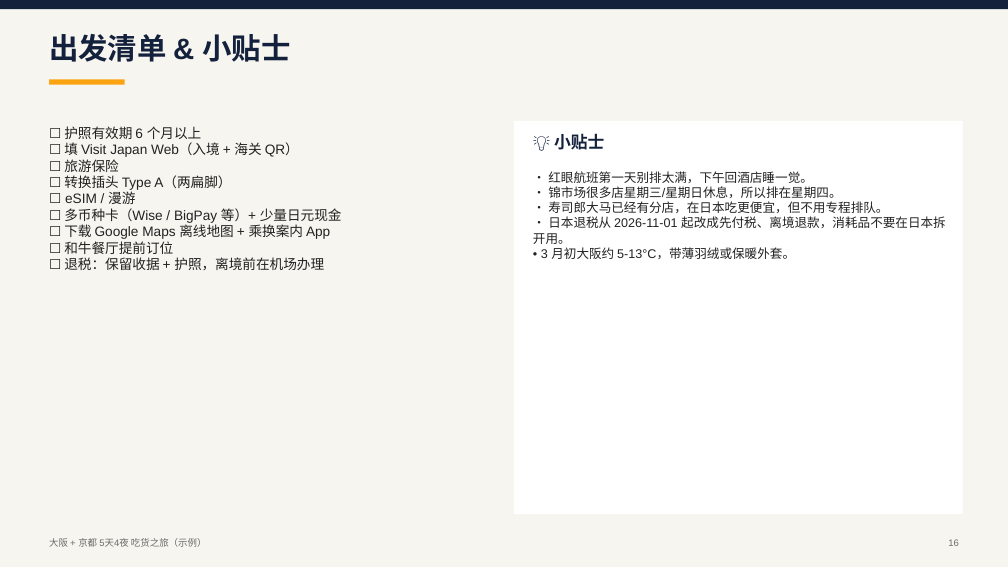
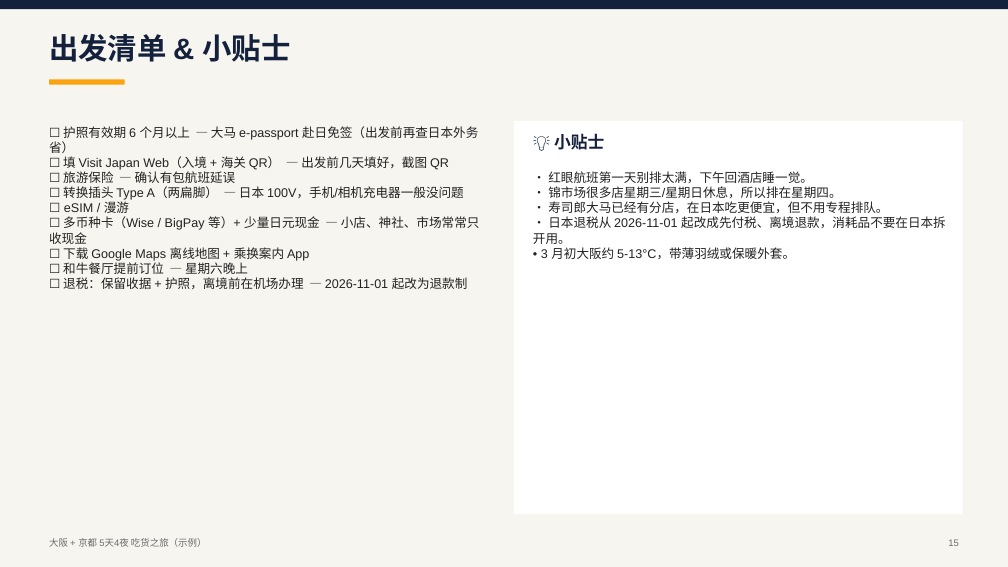
Before and after one commit to willietengg/malaysian-travel, a slide deck: slide 15 of examples/大阪京都5天4夜-示例.pptx (slide 16 before the commit). Drawn at 1008x567 pixels with LibreOffice and Linux fonts; fonts in the diff are those of the drawing. Boxes give left, top, right and bottom in pixels: in the first picture for what was removed or moved away, otherwise in the second. Text is boxed around its words. In the diff, an @@ line names an element or a change of style, - is before the commit and + after.

```diff
--- a/examples/大阪京都5天4夜-示例.pptx
+++ b/examples/大阪京都5天4夜-示例.pptx
@@ text at (x1=49, y1=126, x2=478, y2=200): text changed; size 13 to 12 pt @@
-☐ 护照有效期 6 个月以上
-☐ 填 Visit Japan Web（入境 + 海关 QR）
-☐ 旅游保险
-☐ 转换插头 Type A（两扁脚）
+☐ 护照有效期 6 个月以上 — 大马 e-passport 赴日免签（出发前再查日本外务省）
+☐ 填 Visit Japan Web（入境 + 海关 QR） — 出发前几天填好，截图 QR
+☐ 旅游保险 — 确认有包航班延误
+☐ 转换插头 Type A（两扁脚） — 日本 100V，手机/相机充电器一般没问题
@@ text at (x1=63, y1=199, x2=309, y2=261): size 13 to 12 pt in "☐ eSIM / 漫游", "☐ 下载 Google Maps 离线地图 + 乘换案内 ..." @@
@@ text at (x1=49, y1=216, x2=480, y2=244): text changed; size 13 to 12 pt @@
-☐ 多币种卡（Wise / BigPay 等）+ 少量日元现金
+☐ 多币种卡（Wise / BigPay 等）+ 少量日元现金 — 小店、神社、市场常常只收现金
@@ text at (x1=63, y1=260, x2=468, y2=289): text changed; size 13 to 12 pt @@
-☐ 和牛餐厅提前订位
-☐ 退税：保留收据 + 护照，离境前在机场办理
+☐ 和牛餐厅提前订位 — 星期六晚上
+☐ 退税：保留收据 + 护照，离境前在机场办理 — 2026-11-01 起改为退款制
```
Also in this commit, not shown: 10 other slides changed, 1 slide removed, 24 other files.
